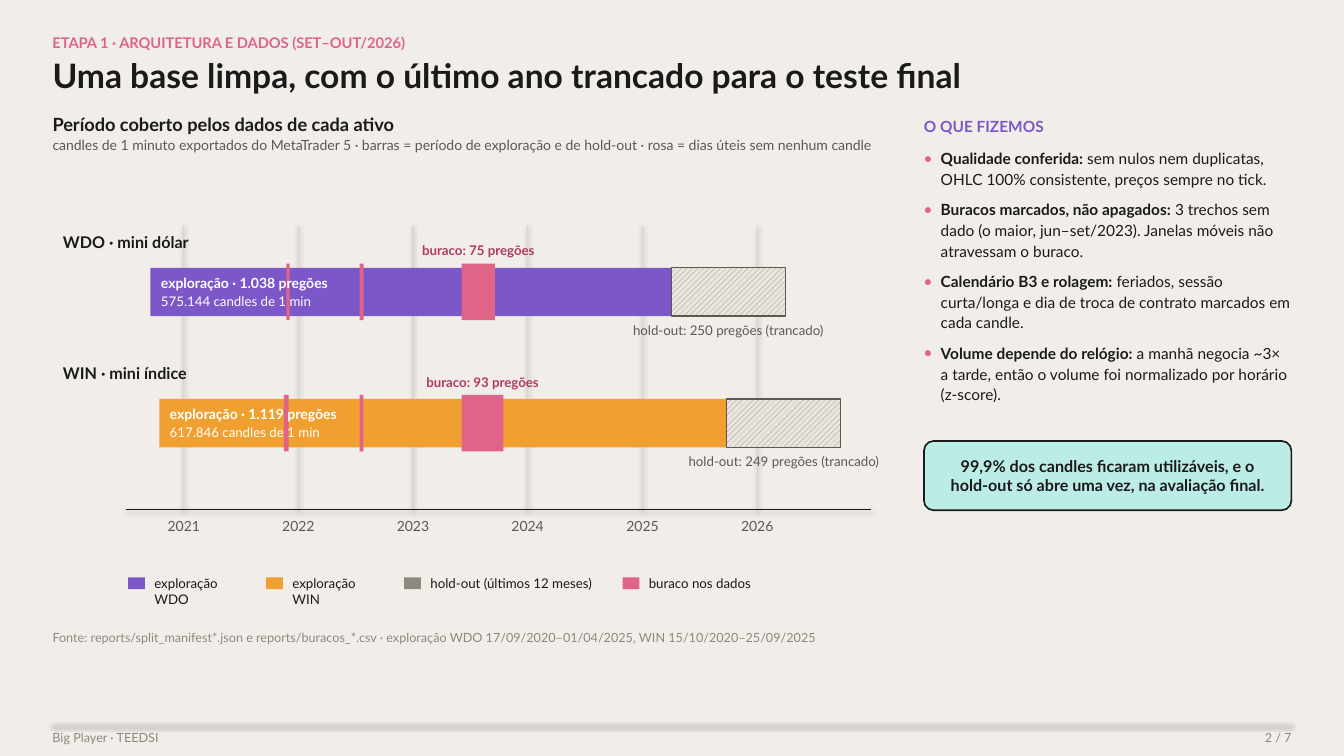
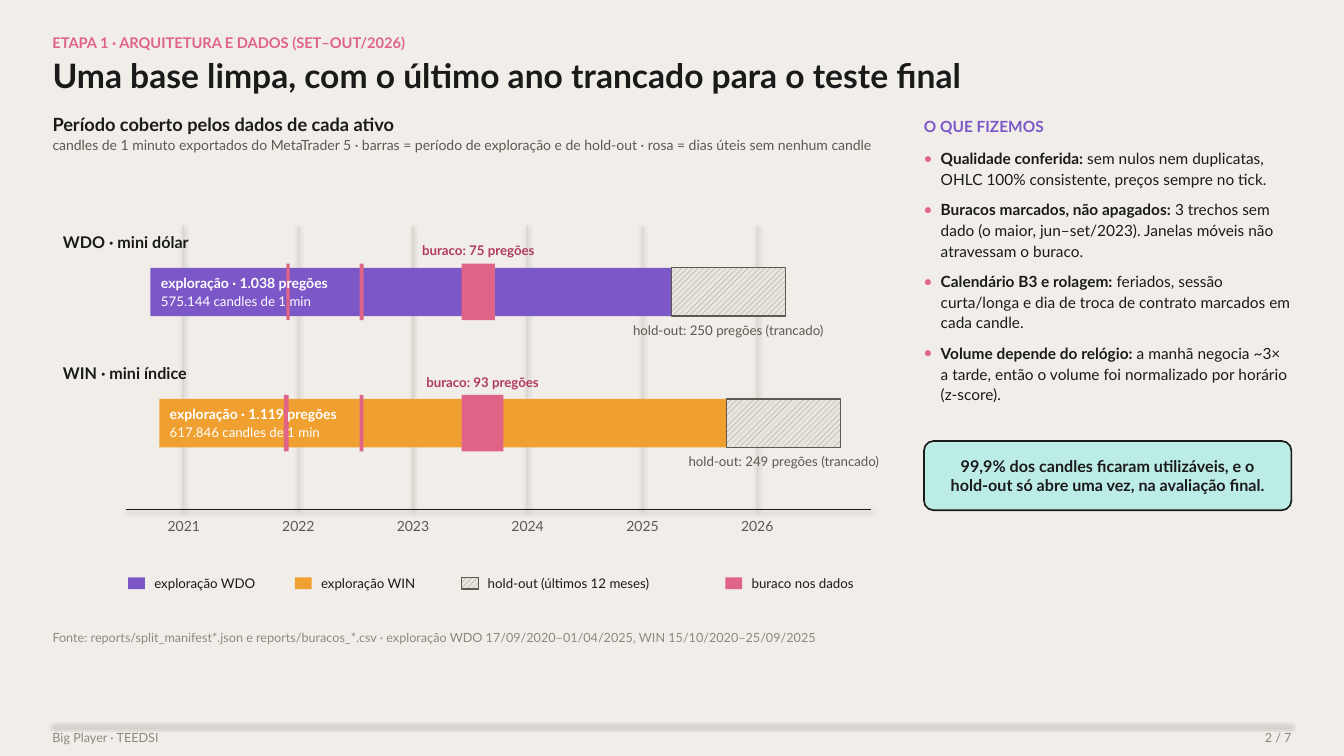
Before and after one commit to icaropereira1/teedsi, a slide deck: slide 2 of bigplayer/docs/apresentacao-final/Big_Player_apresentacao_final.pptx. Drawn at 1344x756 pixels with LibreOffice and Linux fonts; fonts in the diff are those of the drawing. Boxes give left, top, right and bottom in pixels: in the first picture for what was removed or moved away, otherwise in the second. Text is boxed around its words. In the diff, an @@ line names an element or a change of style, - is before the commit and + after.

```diff
--- a/bigplayer/docs/apresentacao-final/Big_Player_apresentacao_final.pptx
+++ b/bigplayer/docs/apresentacao-final/Big_Player_apresentacao_final.pptx
@@ text "exploração WDO" rewrapped from box(154, 578, 217, 604) to box(154, 578, 255, 591) @@
@@ rectangle: place and size @@
-rectangle at box(266, 578, 283, 589)
+rectangle at box(294, 578, 312, 589)
@@ text "exploração WIN" rewrapped from box(292, 578, 355, 604) to box(321, 578, 416, 591) @@
@@ rectangle: place and size @@
-rectangle at box(404, 578, 421, 589)
+rectangle at box(462, 578, 479, 589)
@@ rectangle at box(462, 578, 479, 589): fill #8E887F to pattern #8E887F on #E9E4DC; outline none to #5C5852 0.75 pt @@
@@ text "hold-out (últimos 12 meses)": place and size @@
-text "hold-out (últimos 12 meses)" at box(430, 578, 592, 590)
+text "hold-out (últimos 12 meses)" at box(488, 578, 650, 590)
@@ rectangle: place and size @@
-rectangle at box(623, 578, 640, 589)
+rectangle at box(726, 578, 743, 589)
@@ text "buraco nos dados": place and size @@
-text "buraco nos dados" at box(649, 578, 751, 588)
+text "buraco nos dados" at box(752, 578, 854, 588)
```
Also in this commit, not shown: 5 other slides changed, 1 other file.
